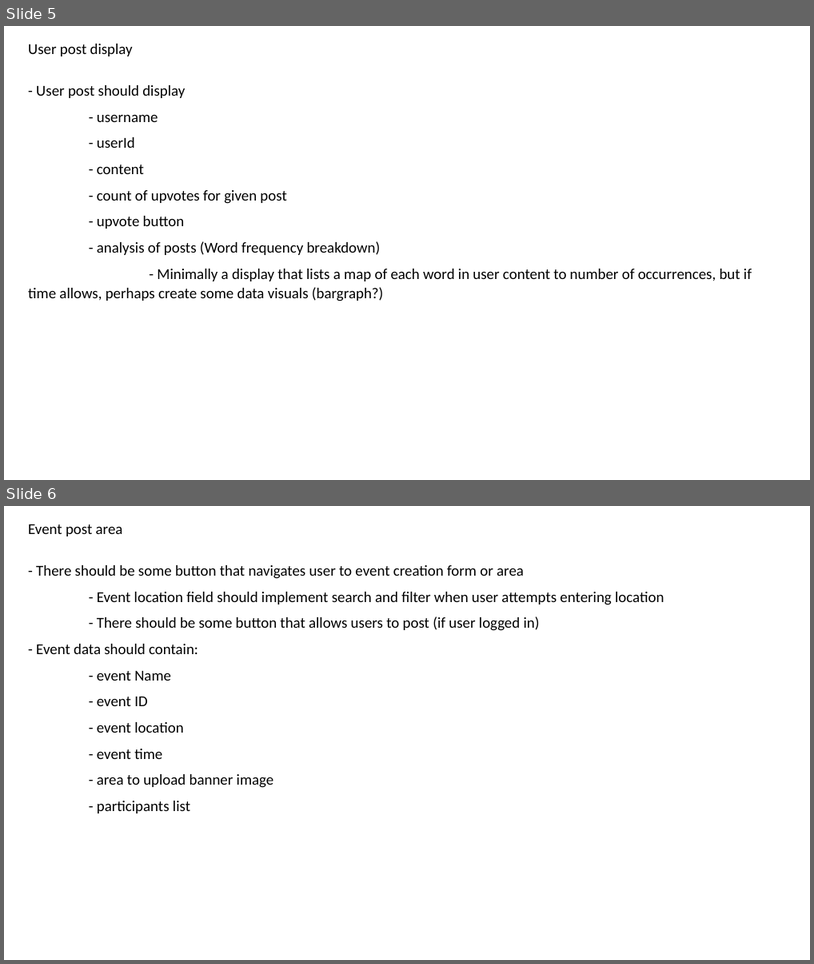
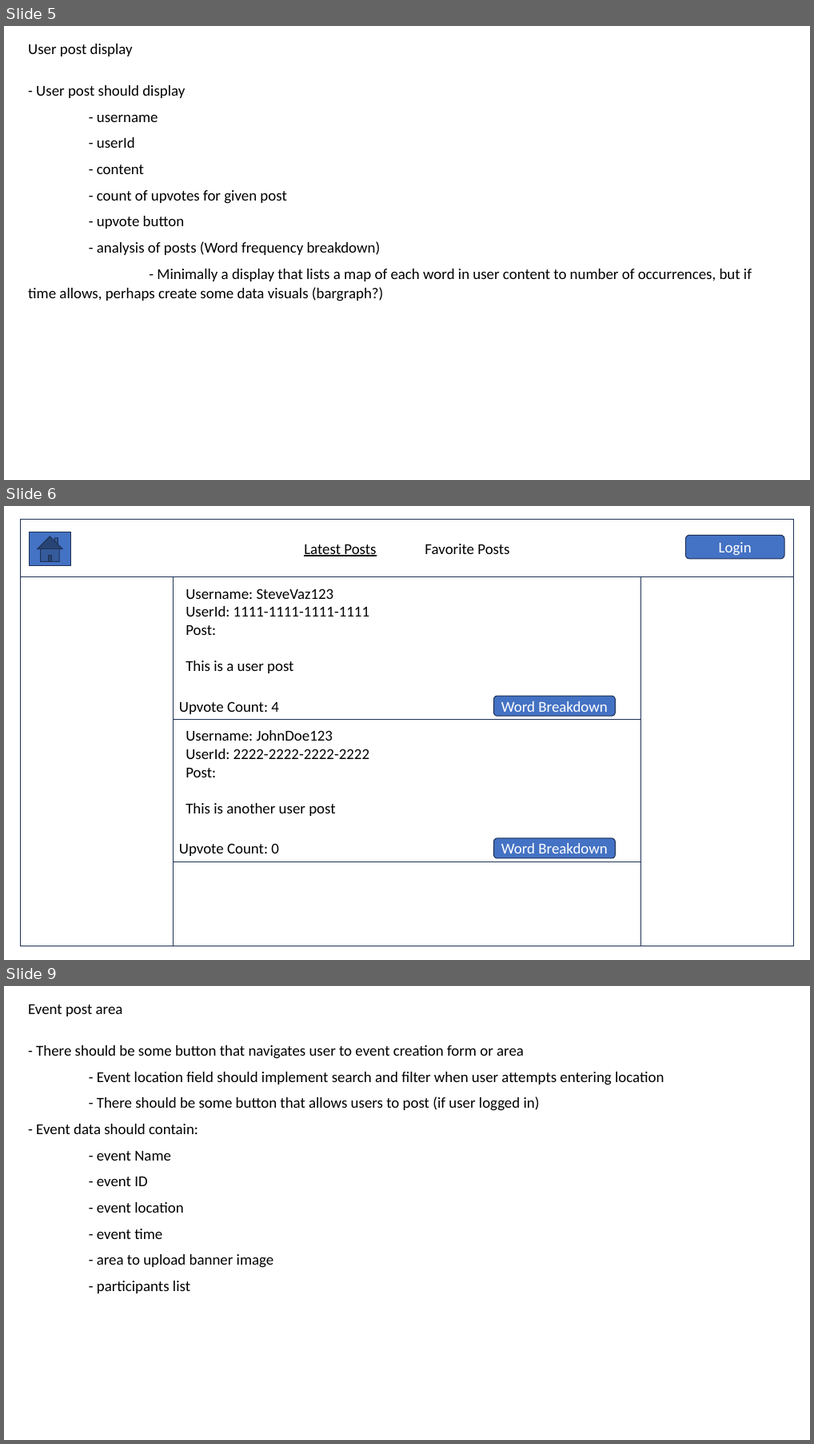
Before and after one commit to seniorscooba/Web_Programming_Final_Project, a slide deck: Documents/final_project_planning.pptx. Shown one above the other, each under a label of ours: slides 5 and 6 before the commit, slides 5, 6 and 9 after it; the slides between them are not shown. The pictures are 814x964 and 814x1444 pixels, drawn with LibreOffice and Linux fonts; fonts in the diff are those of the drawing. Boxes give left, top, right and bottom in pixels: in the first picture for what was removed or moved away, otherwise in the second. Text is boxed around its words. In the diff, an @@ line names an element or a change of style, - is before the commit and + after.

Commit message:
started wire framing. need to do events page and post pages

```diff
--- a/Documents/final_project_planning.pptx
+++ b/Documents/final_project_planning.pptx
@@ slide 6 added at (4,506,810,960), background #FFFFFF @@
@@ rectangle added at (20,520,794,946), outline #1E3256 1 pt @@
@@ rectangle added at (20,520,794,577), outline #1E3256 1 pt, 18 pt, text #000000 @@
+Latest Posts Favorite Posts
@@ action button home added at (30,532,70,565), fill #4472C4, outline #1E3256 1 pt @@
@@ rounded rectangle added at (686,535,785,559), fill #4472C4, outline #1E3256 1 pt, 18 pt, text #FFFFFF @@
+Login
@@ rectangle added at (174,577,642,720), outline #1E3256 1 pt @@
@@ text added at (186,588,370,673), 18 pt, text #000000 @@
+Username: SteveVaz123
+UserId: 1111-1111-1111-1111
+Post:
+This is a user post
@@ rounded rectangle added at (494,696,616,716), fill #4472C4, outline #1E3256 1 pt, 18 pt, text #FFFFFF @@
+Word Breakdown
@@ rectangle added at (174,720,642,862), outline #1E3256 1 pt @@
@@ text added at (179,701,279,714), 18 pt, text #000000 @@
+Upvote Count: 4
@@ text added at (186,730,370,816), 18 pt, text #000000 @@
+Username: JohnDoe123
+UserId: 2222-2222-2222-2222
+Post:
+This is another user post
@@ rounded rectangle added at (494,838,616,858), fill #4472C4, outline #1E3256 1 pt, 18 pt, text #FFFFFF @@
+Word Breakdown
@@ rectangle added at (174,862,642,947), outline #1E3256 1 pt @@
@@ text added at (179,843,279,856), 18 pt, text #000000 @@
+Upvote Count: 0
@@ what was slide 6 is now slide 9 @@
```
Also in this commit, not shown: 2 other slides added.
